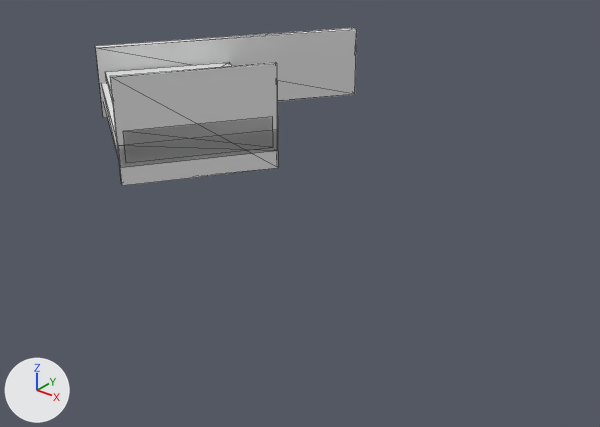
Renders of the glTF model dataset/unit_augment/mesh_03.glb from each side of a commit.
Before and after are seen from a 50 mm camera at (1.374, -1.435, 0.656) aimed at (0.524, -0.372, -0.003). The axes (+X, +Y, +Z) are drawn at lower left. The lights are the same throughout. Mesh edges are drawn as thin lines. Where no turn or scale is listed for an object, it has been applied to the vertices.

The scene before the commit, as lines of its bpy script (objects in view):
```python
me_geometry_0 = bpy.data.meshes.new('geometry_0')
me_geometry_0.from_pydata(...)  # 32 vertices, 48 faces; spans x -0.18..0.361, y -0.496..0.271, z 0.0..0.217
ob_geometry_0 = bpy.data.objects.new('geometry_0', me_geometry_0)
ob_geometry_0.location = (0.0, 0.0, 0.0)
```
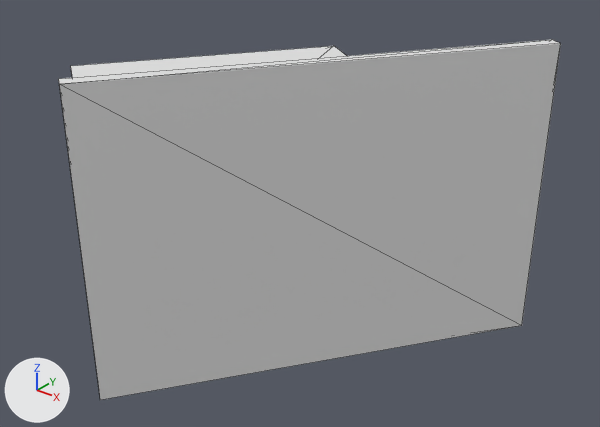
Changed parts and their boxes (x1, y1, x2, y2) in the pictures (600 x 427 px; the box of a moved part takes in the faces that stretch with it):
'geometry_0', reshaped (91% wider, 127% taller)
    before: (95, 28, 357, 186)
    after: (59, 40, 561, 400)
part 1 of me_geometry_0, moved or reshaped
    before: (95, 28, 357, 118)
    after: (59, 40, 561, 400)
part 2 of me_geometry_0, moved or reshaped (not visible afterwards)
    before: (111, 62, 279, 186)
part 3 of me_geometry_0, moved or reshaped (not visible afterwards)
    before: (102, 83, 278, 168)
part 4 of me_geometry_0, moved or reshaped
    before: (105, 62, 273, 163)
    after: (71, 46, 346, 78)

What the commit changed:
me_geometry_0 has 32 vertices, 48 faces and spans x -0.18..0.361, y -0.496..0.271, z 0.0..0.217.
me_geometry_0 is used by ob_geometry_0; location (0.0, 0.0, 0.0).
me_geometry_0 part 1: the loose piece of 8 vertices spanning x -0.18..0.2, y -0.26..0.271, z 0.0..0.166 is scaled about its middle by (0.923, 0.923, 2.42), then moved by (0.815, -0.704, 0.118).
me_geometry_0 part 2: the loose piece of 8 vertices spanning x 0.172..0.361, y -0.496..-0.232, z 0.0..0.217 is scaled about its middle by (1.86, 1.86, 0.709), then moved by (-0.091, 0.119, -0.032).
me_geometry_0 part 3: the loose piece of 8 vertices spanning x -0.167..0.36, y -0.495..0.004, z 0.037..0.082 is scaled about its middle by 1.86, then moved by (0.404, -0.227, 0.051).
me_geometry_0 part 4: the loose piece of 8 vertices spanning x -0.151..0.355, y -0.486..-0.01, z 0.046..0.111 is scaled about its middle by 1.86, then moved by (0.398, -0.222, 0.067).
